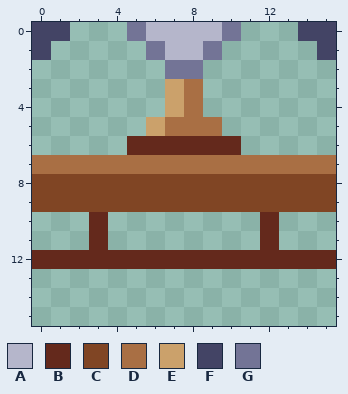
Pixel-art sprite, stored at BlinkBladeUnityProject/Assets/PROTOTYPE/Art/Environment/PlaceholderSprites/Lv1/tableSprites/darkTable/tableMidBust1.3.png. That is the earlier state.
The file is 16x16 pixels.
Palette (. is transparent): A #b5b6cb  B #64291c  C #804524  D #a96f44  E #cba16b  F #434465  G #737496
Now the later version:
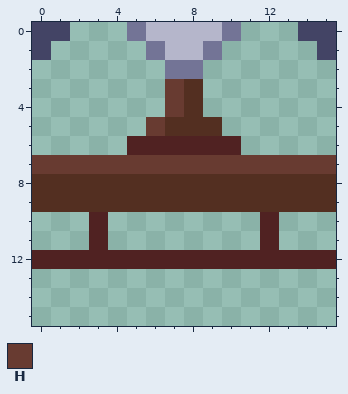
Colours new in this view: H #683b31
Diff:
@@ palette @@
-B #64291c
+B #502222
-C #804524
+C #532f21
@@ x 0..15 @@
  2 .......GG.......
- 3 .......ED.......
- 4 .......ED.......
- 5 ......EDDD......
+ 3 .......HC.......
+ 4 .......HC.......
+ 5 ......HCCC......
  6 .....BBBBBB.....
- 7 DDDDDDDDDDDDDDDD
+ 7 HHHHHHHHHHHHHHHH
  8 CCCCCCCCCCCCCCCC
